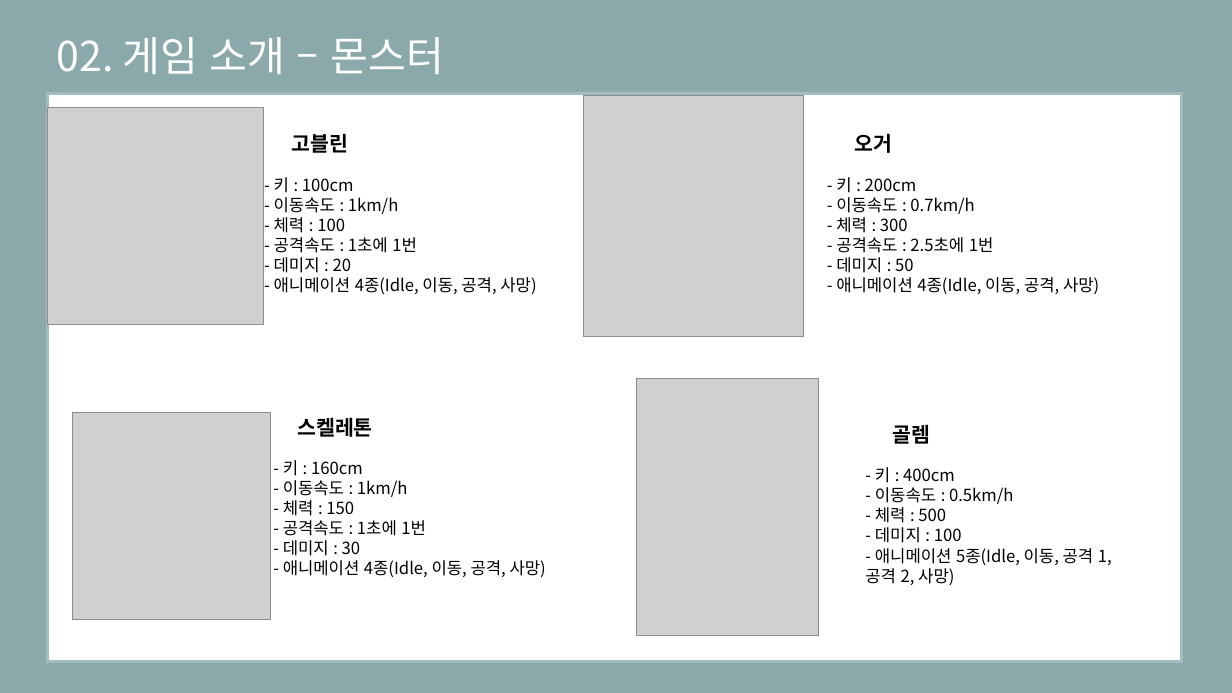
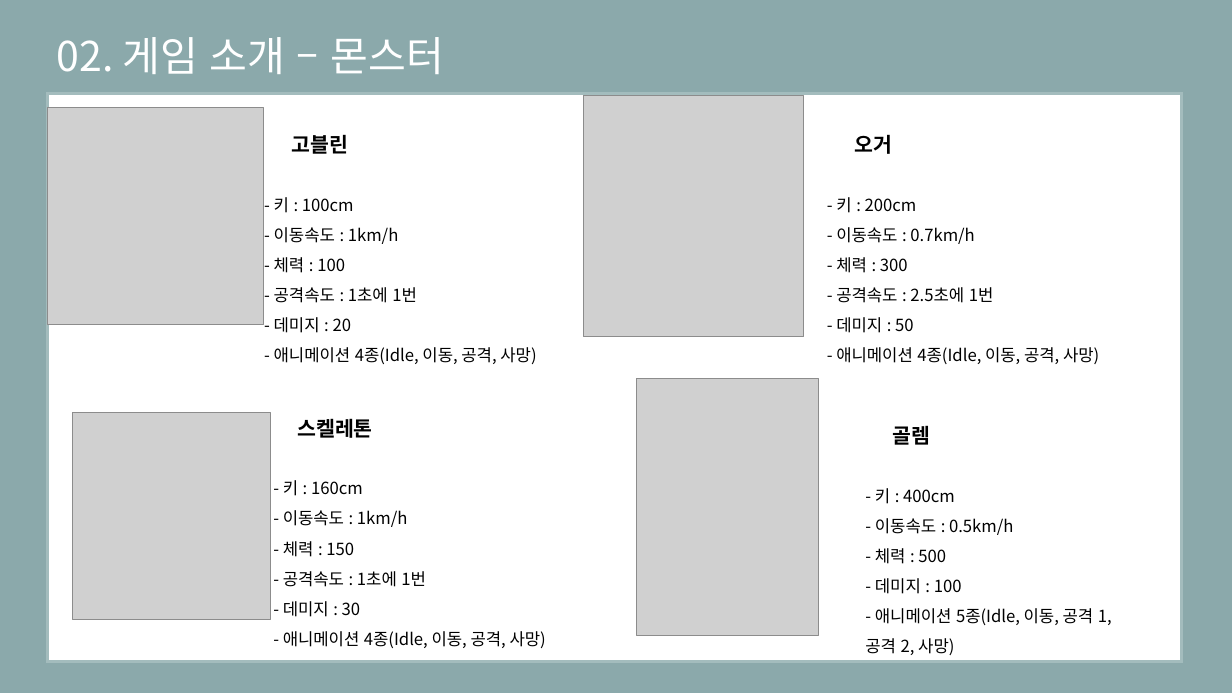
Before and after one commit to eunjiyun/Graduation_Work, a slide deck: slide 12 of Game_Design/2019184003 김 선아 장르 제안서.pptx (slide 11 before the commit). Drawn at 1232x693 pixels with LibreOffice and Linux fonts; fonts in the diff are those of the drawing; grey boxes stand for pictures. Boxes give left, top, right and bottom in pixels: in the first picture for what was removed or moved away, otherwise in the second. Text is boxed around its words. In the diff, an @@ line names an element or a change of style, - is before the commit and + after.

Commit message:
Update Game Design Proposal
Update Game Design Proposal at 01:57 A.M.

```diff
--- a/Game_Design/2019184003 김 선아 장르 제안서.pptx
+++ b/Game_Design/2019184003 김 선아 장르 제안서.pptx
@@ line spacing 1 to 1.5 in 4 elements at [274, 134, 536, 364], [283, 418, 546, 648], [836, 134, 1099, 364], [865, 426, 1112, 655] @@
```
Also in this commit, not shown: 2 other slides changed, 2 slides added, 1 slide removed.
